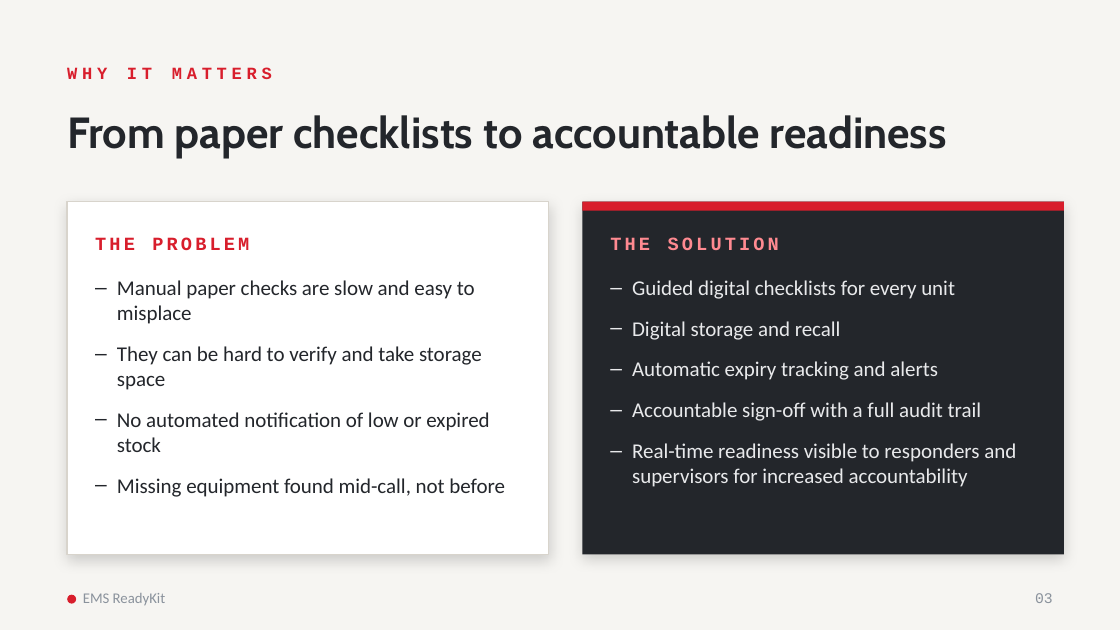
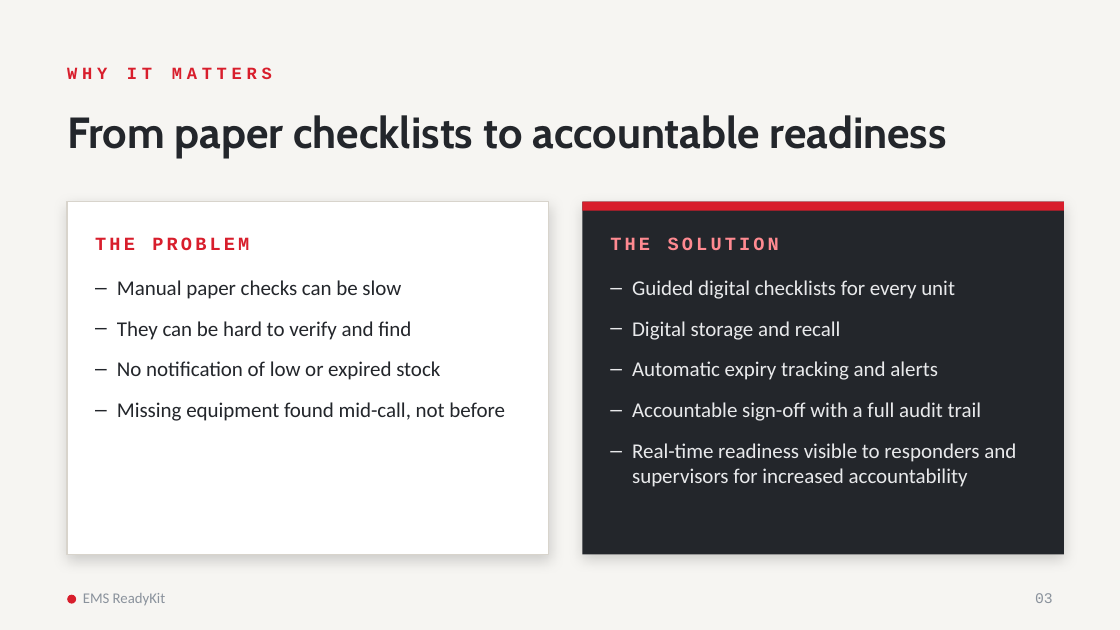
Before and after one commit to Jinniyah/EMS_ReadyKit, a slide deck: slide 3 of docs/evidence/live_deployment/LIVE01-05_EMS_ReadyKit_WebApp.pptx. Drawn at 1120x630 pixels with LibreOffice and Linux fonts; fonts in the diff are those of the drawing. Boxes give left, top, right and bottom in pixels: in the first picture for what was removed or moved away, otherwise in the second. Text is boxed around its words. In the diff, an @@ line names an element or a change of style, - is before the commit and + after.

Commit message:
Updated powerpoint

```diff
--- a/docs/evidence/live_deployment/LIVE01-05_EMS_ReadyKit_WebApp.pptx
+++ b/docs/evidence/live_deployment/LIVE01-05_EMS_ReadyKit_WebApp.pptx
@@ text at [117,280,440,380]: text changed @@
-– Manual paper checks are slow and easy to misplace
-– They can be hard to verify and take storage space
-– No automated notification of low or expired stock
+– Manual paper checks can be slow
+– They can be hard to verify and find
+– No notification of low or expired stock
```
Also in this commit, not shown: 6 other slides changed, 4 slides added.
